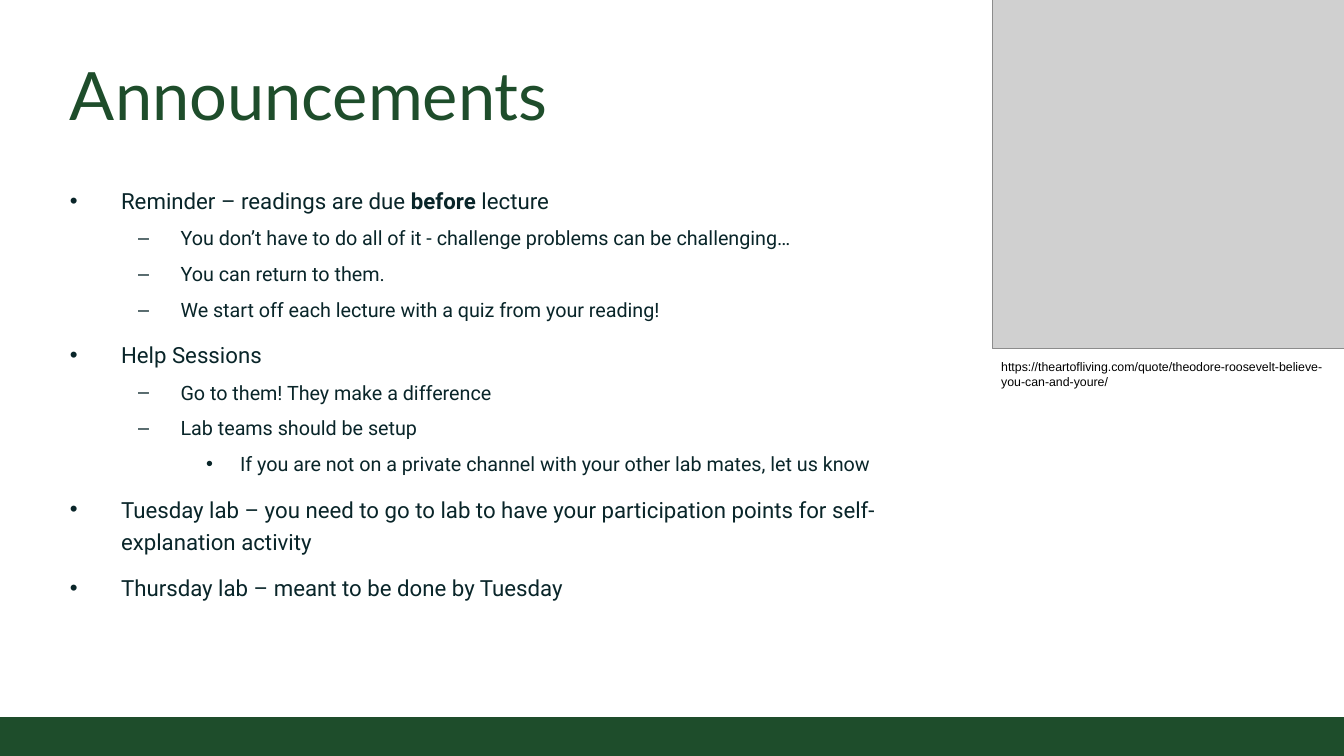
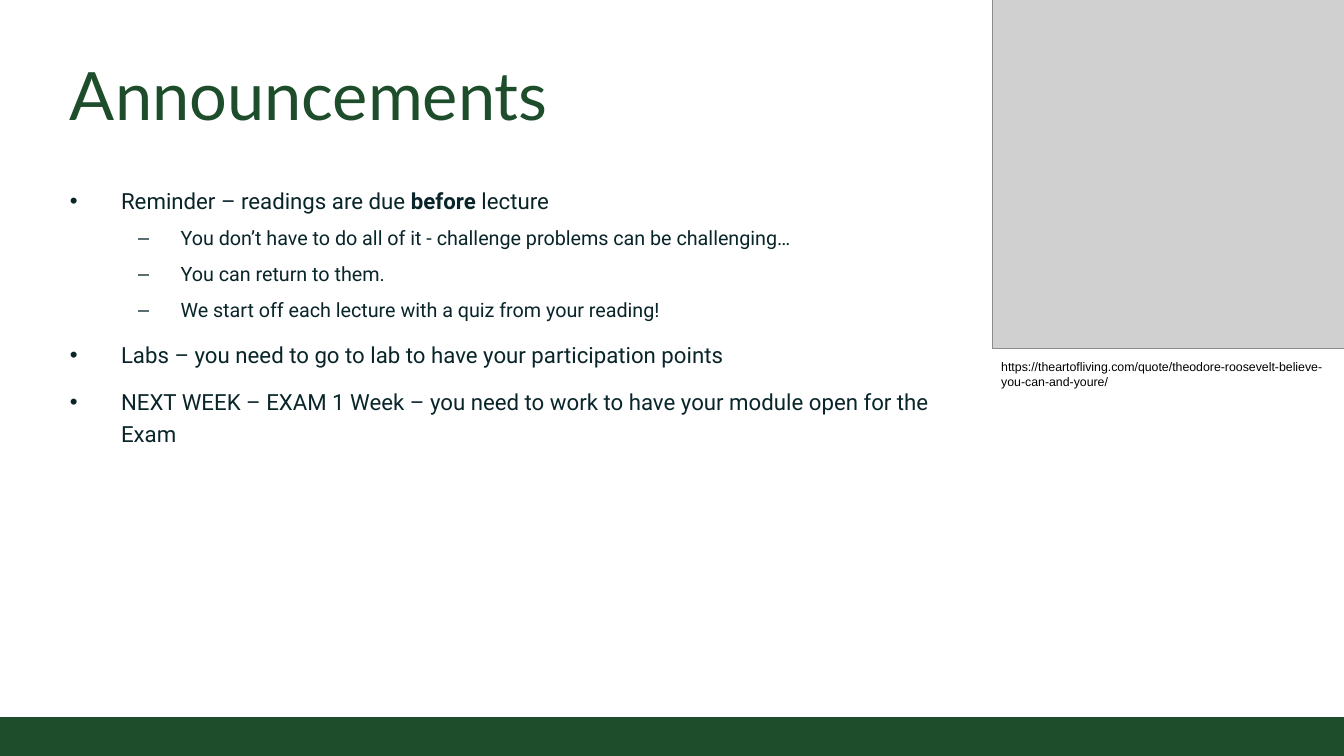
Before and after one commit to CSU-CompSci-CS163-4/Handouts, a slide deck: slide 2 of slides/On-Campus/03_01_Branching.pptx. Drawn at 1344x756 pixels with LibreOffice and Linux fonts; fonts in the diff are those of the drawing; grey boxes stand for pictures; background and template pictures are left out. Boxes give left, top, right and bottom in pixels: in the first picture for what was removed or moved away, otherwise in the second. Text is boxed around its words. In the diff, an @@ line names an element or a change of style, - is before the commit and + after.

```diff
--- a/slides/On-Campus/03_01_Branching.pptx
+++ b/slides/On-Campus/03_01_Branching.pptx
@@ text at [121, 346, 928, 443]: text changed @@
-• Help Sessions
-  – Go to them! They make a difference
-  – Lab teams should be setup
-    • If you are not on a private channel with your other lab mates, let us know
-• Tuesday lab – you need to go to lab to have your participation points for self-explanation activity
-• Thursday lab – meant to be done by Tuesday
+• Labs – you need to go to lab to have your participation points
+• NEXT WEEK – EXAM 1 Week – you need to work to have your module open for the Exam
```
Also in this commit, not shown: 2 other slides changed.
